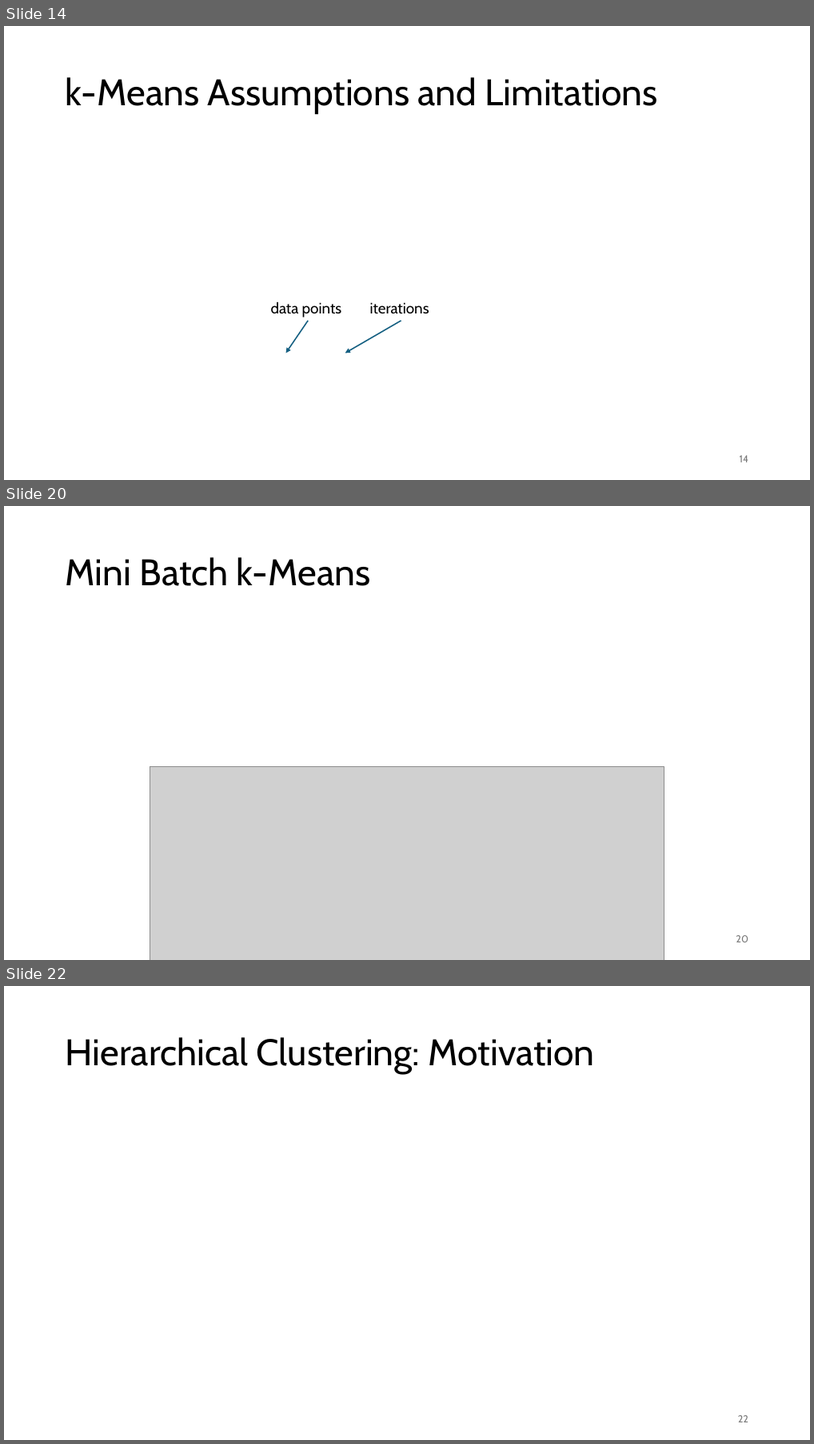
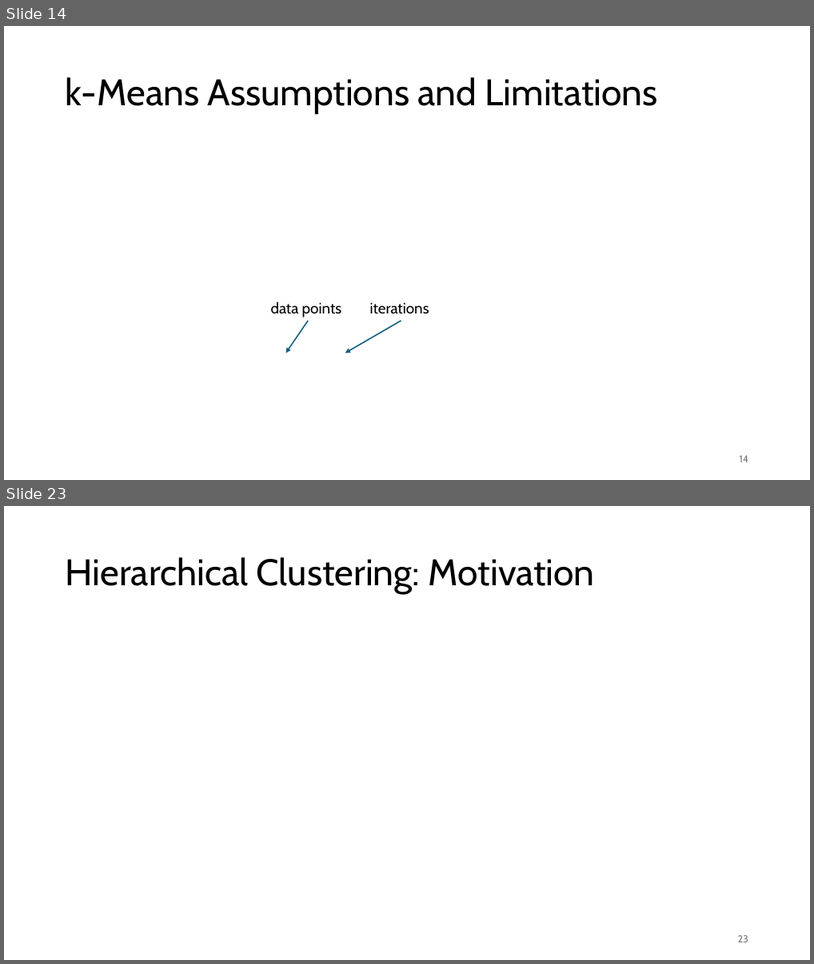
Before and after one commit to FelixWick/data_science, a slide deck: slides/2_clustering.pptx. Shown one above the other, each under a label of ours: slides 14, 20 and 22 before the commit, slides 14 and 23 after it; the slides between them are not shown. The pictures are 814x1444 and 814x964 pixels, drawn with LibreOffice and Linux fonts; fonts in the diff are those of the drawing; grey boxes stand for pictures. Boxes give left, top, right and bottom in pixels: in the first picture for what was removed or moved away, otherwise in the second. Text is boxed around its words. In the diff, an @@ line names an element or a change of style, - is before the commit and + after.

Commit message:
more on k-Means

```diff
--- a/slides/2_clustering.pptx
+++ b/slides/2_clustering.pptx
@@ slide 20 removed at [4,506,810,960], background #FFFFFF @@
@@ title removed at [66,557,370,586] @@
-Mini Batch k-Means
@@ picture removed at [150,767,664,960] @@
@@ page number removed at [736,935,749,942] @@
-20
@@ what was slide 22 is now slide 23 @@
@@ page number at [738,935,749,942]: text changed @@
-22
+23
```
Also in this commit, not shown: 6 slides changed, 2 slides added, 1 other file.
